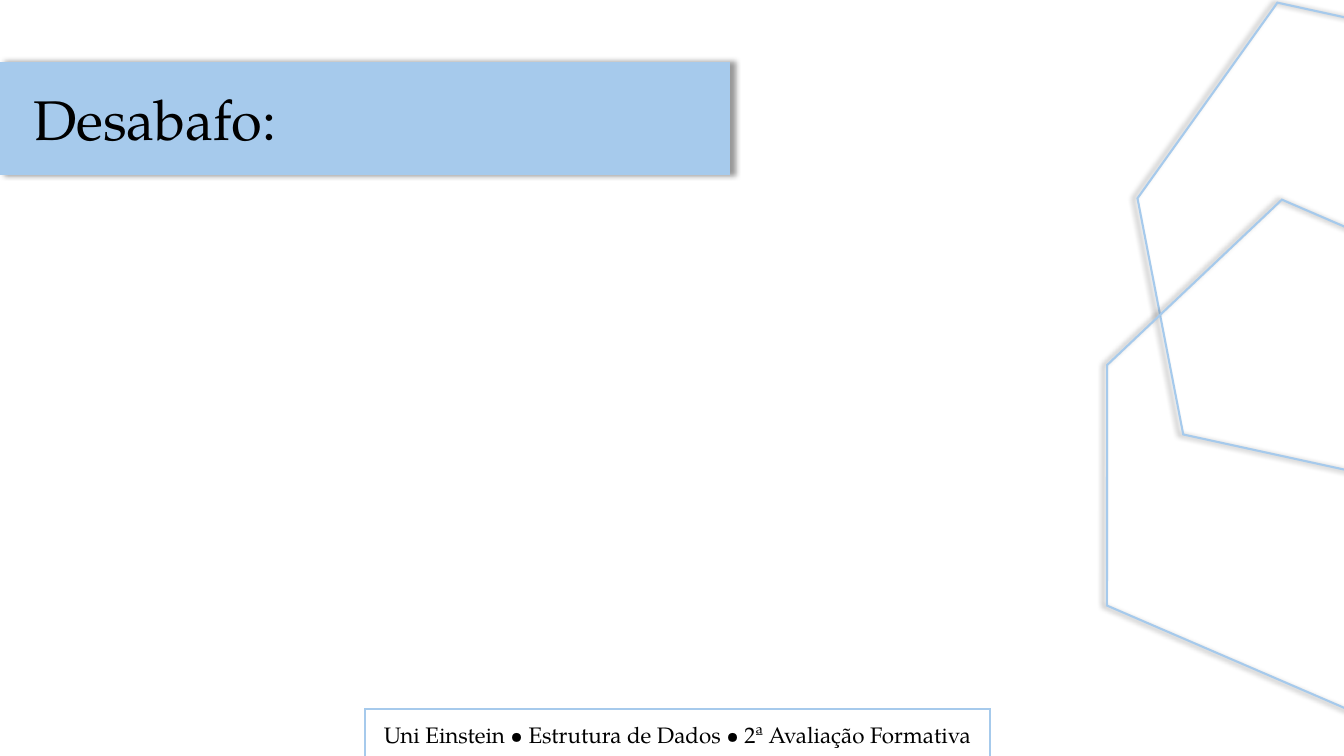
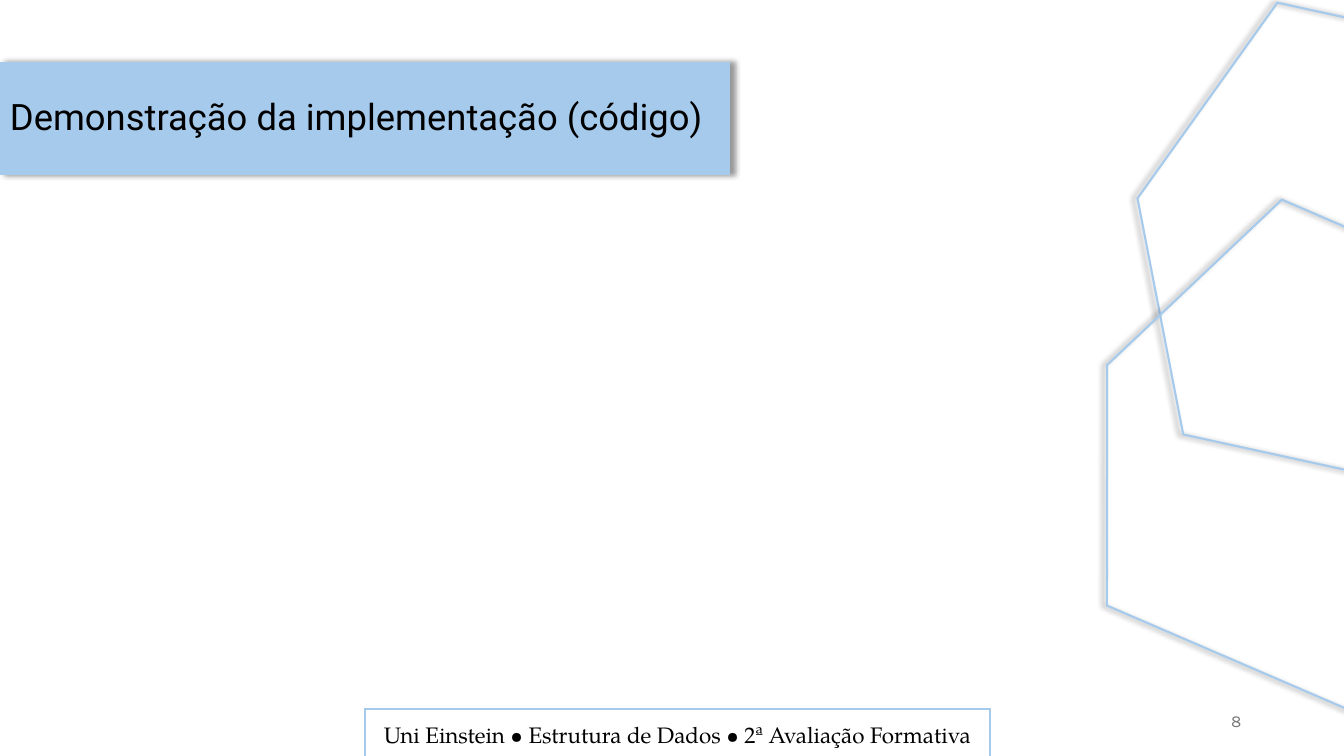
Before and after one commit to Edu1Sinico/Projetos_ADSN_Einstein, a slide deck: slide 8 of Segundo_Semestre/Estrutura_de_Dados/projeto_estrutura_de_ordenacao/apresentacao_insertion_sort.pptx. Drawn at 1344x756 pixels with LibreOffice and Linux fonts; fonts in the diff are those of the drawing. Boxes give left, top, right and bottom in pixels: in the first picture for what was removed or moved away, otherwise in the second. Text is boxed around its words. In the diff, an @@ line names an element or a change of style, - is before the commit and + after.

```diff
--- a/Segundo_Semestre/Estrutura_de_Dados/projeto_estrutura_de_ordenacao/apresentacao_insertion_sort.pptx
+++ b/Segundo_Semestre/Estrutura_de_Dados/projeto_estrutura_de_ordenacao/apresentacao_insertion_sort.pptx
@@ text added at (x1=10, y1=101, x2=702, y2=138), 26 pt, text #000000 @@
+Demonstração da implementação (código)
@@ text removed at (x1=33, y1=99, x2=276, y2=141) @@
-Desabafo:
@@ page number added at (x1=1231, y1=716, x2=1241, y2=727), 12 pt, text #797979 @@
+8
```
Also in this commit, not shown: 7 other slides changed, 4 slides added, 2 other files.
